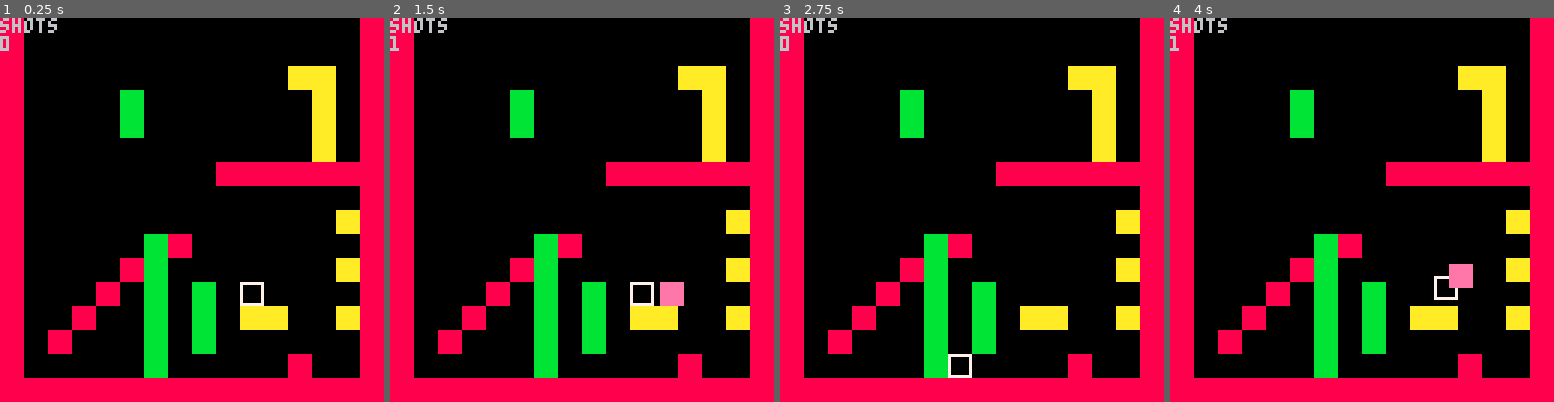
Above: before the commit, frames 1-4 (left to right).
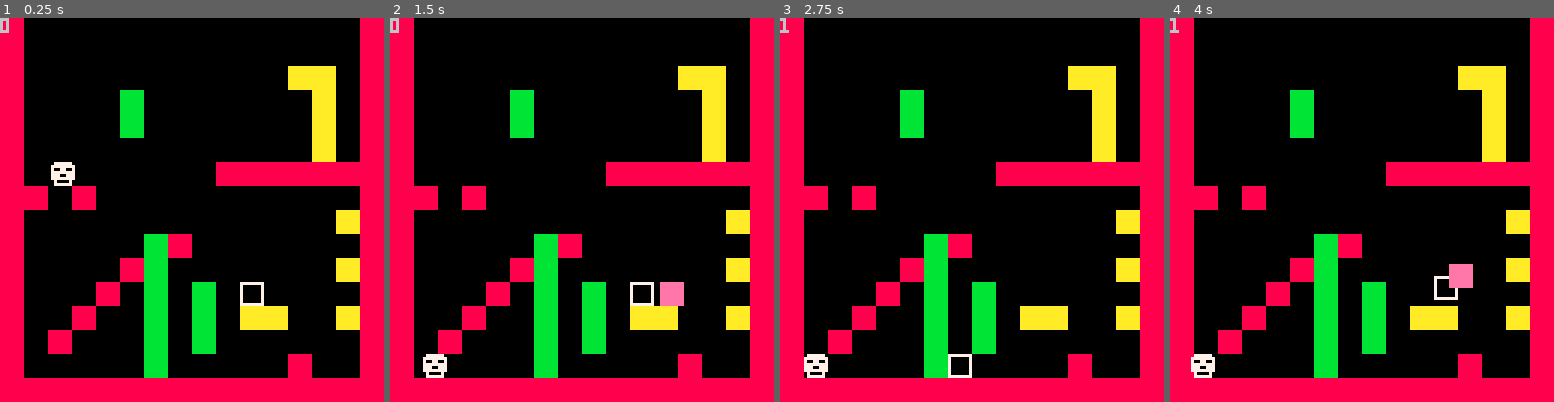
Above: after the commit, the same moments.

Repository: mRamiroGonzalez/pico8-platformer-engine-dd
Game: PICO-8 cartridge engine.p8
Same seed, same stepped clock (60 frames per second), same inputs: the game is played once before the commit and once after it.
Inputs:
- Up to frame 1 (0.25 s): no input
- Up to frame 2 (1.5 s): tap O (Z key) at 0.33, 0.7, 1.43 s; tap X (X key) at 1.07 s
- Up to frame 3 (2.75 s): hold Left 1.97-2.37 s; tap X (X key) at 2.07, 2.4, 2.73 s; tap O (Z key) at 2.22 s; hold Down from 2.42 s (still down)
- Up to frame 4 (4 s): release Down at 2.82 s; hold Right 2.87-3.53 s; tap X (X key) at 3.07, 3.4, 3.73 s; tap O (Z key) at 3.1, 3.98 s; hold Up from 3.58 s (still down)

The runs differ from the first frame. In frame 1, 1.4% of the frame differs, in the area x 0-25%, y 0-50%; in frame 2, 1.4%; in frame 3, 1.4%, in the area x 0-25%, y 0-94%; in frame 4, 1.4%.

Commit message:
add bad guy with stupid AI

Diff:
--- a/engine.p8
+++ b/engine.p8
@@ -1,6 +1,59 @@
 pico-8 cartridge // http://www.pico-8.com
 version 8
 __lua__
+function badguy_init()
+b = {
+x = 10,
+y = 20,
+dx = 0,
+dy = 0,
+facing = 1,
+shots = {}
+}
+end
+
+function badguy_update_position()
+b.y += b.dy
+b.dx = (rnd(2) - 1)*4
+if b.dx > 0 then b.facing = 1 end
+if b.dx < 0 then b.facing = 0 end
+if not is_in_front_of_a_block(b) then
+b.x += b.dx
+end
+badguy_update_gravity(b)
+end
+
+function badguy_draw()
+spr(32, b.x, b.y, 1, 1)
+end
+
+function badguy_update_shots()
+shot_update_position(b.shots)
+end
+
+function badguy_shots_draw()
+shot_draw(b.shots)
+end
+
+function badguy_update_gravity(b)
+if (is_on_a_platform(b) or is_on_a_solid_block(b)) and (b.dy > 0) then
+if is_on_a_platform(b) and down_pressed(false) then
+b.dy = 4
+else
+b.dy = 0
+b.y = flr(flr(b.y)/8)*8
+end
+else
+if is_on_a_ladder(b) then
+b.dy = 0
+else
+b.dy += gravity
+end
+if b.dy >= max_falling_speed then
+b.dy = max_falling_speed
+end
+end
+end
 
 function constants_init()
 gravity = 1
@@ -39,8 +92,7 @@
 else return btn(5) end
 end
 function print_log()
-print("shots")
-print(count(p.shots))
+print(b.dy)
 end
 function map_draw()
 map(0,0,0,0,16,16)
@@ -72,6 +124,27 @@
 
 function get_block_flag(x, y, flag)
 return fget(mget(flr(x/8), flr(y/8)), flag)
+end
+
+
+function is_on_a_ladder(e)
+return get_current_block(e, 2)
+end
+
+function is_on_a_platform(e)
+return get_block_below(e, 1)
+end
+
+function is_on_a_solid_block(e)
+return get_block_below(e, 0)
+end
+
+function is_in_front_of_a_block(e)
+return get_block_in_front(e, 0)
+end
+
+function is_below_a_block(e)
+return get_block_on_top(e, 0)
 end
 function player_init()
 p = {
@@ -109,7 +182,7 @@
 add(p.shots, shot_create(p))
 end
 
-if is_on_a_ladder() then
+if is_on_a_ladder(p) then
 if up_pressed(false) then
 p.dy = -default_y_speed
 elseif down_pressed(false) then
@@ -123,19 +196,19 @@
 
 if left_pressed(false) then
 p.facing = 0
-if not is_in_front_of_a_block() then
+if not is_in_front_of_a_block(p) then
 p.dx = -default_x_speed
 end
 end
 
 if right_pressed(false) then
 p.facing = 1
-if not is_in_front_of_a_block() then
+if not is_in_front_of_a_block(p) then
 p.dx = default_x_speed
 end
 end
 
-if is_below_a_block() then
+if is_below_a_block(p) then
 p.dy = default_y_speed
 end
 
@@ -151,8 +224,8 @@
 end
 
 function update_gravity()
-if (is_on_a_platform() or is_on_a_solid_block()) and (p.dy > 0) then
-if is_on_a_platform() and down_pressed(false) then
+if (is_on_a_platform(p) or is_on_a_solid_block(p)) and (p.dy > 0) then
+if is_on_a_platform(p) and down_pressed(false) then
 p.dy = 4
 else
 p.jumping = false
@@ -160,7 +233,7 @@
 p.y = flr(flr(p.y)/8)*8
 end
 else
-if is_on_a_ladder() then
+if is_on_a_ladder(p) then
 p.jumping = false
 p.dy = 0
 else
@@ -170,26 +243,6 @@
 p.dy = max_falling_speed
 end
 end
-end
-
-function is_on_a_ladder()
-return get_current_block(p, 2)
-end
-
-function is_on_a_platform()
-return get_block_below(p, 1)
-end
-
-function is_on_a_solid_block()
-return get_block_below(p, 0)
-end
-
-function is_in_front_of_a_block()
-return get_block_in_front(p, 0)
-end
-
-function is_below_a_block()
-return get_block_on_top(p, 0)
 end
 function shot_init(e, mir_x)
 s = {
@@ -250,6 +303,7 @@
 function _init()
 constants_init()
 player_init()
+badguy_init()
 end
 
 function _draw()
@@ -258,11 +312,13 @@
 print_log()
 player_draw()
 player_shots_draw()
+badguy_draw()
 end
 
 function _update()
 player_update_position()
 player_update_shots()
+badguy_update_position()
 end
 __gfx__
 7777777788888888aaaaaaaabbbbbbbbcccccccc0000000000000000000000000000000000000000000000000000000000000000000000000000000000000000
@@ -281,14 +337,14 @@
 eeeeeeee000000000000000000000000000000000000000000000000000000000000000000000000000000000000000000000000000000000000000000000000
 eeeeeeee000000000000000000000000000000000000000000000000000000000000000000000000000000000000000000000000000000000000000000000000
 eeeeeeee000000000000000000000000000000000000000000000000000000000000000000000000000000000000000000000000000000000000000000000000
-00000000000000000000000000000000000000000000000000000000000000000000000000000000000000000000000000000000000000000000000000000000
-00000000000000000000000000000000000000000000000000000000000000000000000000000000000000000000000000000000000000000000000000000000
-00000000000000000000000000000000000000000000000000000000000000000000000000000000000000000000000000000000000000000000000000000000
-00000000000000000000000000000000000000000000000000000000000000000000000000000000000000000000000000000000000000000000000000000000
-00000000000000000000000000000000000000000000000000000000000000000000000000000000000000000000000000000000000000000000000000000000
-00000000000000000000000000000000000000000000000000000000000000000000000000000000000000000000000000000000000000000000000000000000
-00000000000000000000000000000000000000000000000000000000000000000000000000000000000000000000000000000000000000000000000000000000
-00000000000000000000000000000000000000000000000000000000000000000000000000000000000000000000000000000000000000000000000000000000
+07777770000000000000000000000000000000000000000000000000000000000000000000000000000000000000000000000000000000000000000000000000
+77777777000000000000000000000000000000000000000000000000000000000000000000000000000000000000000000000000000000000000000000000000
+70077007000000000000000000000000000000000000000000000000000000000000000000000000000000000000000000000000000000000000000000000000
+77777777000000000000000000000000000000000000000000000000000000000000000000000000000000000000000000000000000000000000000000000000
+77700777000000000000000000000000000000000000000000000000000000000000000000000000000000000000000000000000000000000000000000000000
+77777777000000000000000000000000000000000000000000000000000000000000000000000000000000000000000000000000000000000000000000000000
+07000070000000000000000000000000000000000000000000000000000000000000000000000000000000000000000000000000000000000000000000000000
+07777770000000000000000000000000000000000000000000000000000000000000000000000000000000000000000000000000000000000000000000000000
 00000000000000000000000000000000000000000000000000000000000000000000000000000000000000000000000000000000000000000000000000000000
 00000000000000000000000000000000000000000000000000000000000000000000000000000000000000000000000000000000000000000000000000000000
 00000000000000000000000000000000000000000000000000000000000000000000000000000000000000000000000000000000000000000000000000000000
@@ -405,7 +461,7 @@
 0105050505030505050505050502050100000000000000000000000000000000000000000000000000000000000000000000000000000000000000000000000000000000000000000000000000000000000000000000000000000000000000000000000000000000000000000000000000000000000000000000000000000000
 0105050505050505050505050502050100000000000000000000000000000000000000000000000000000000000000000000000000000000000000000000000000000000000000000000000000000000000000000000000000000000000000000000000000000000000000000000000000000000000000000000000000000000
 0105050505050505050101010101010100000000000000000000000000000000000000000000000000000000000000000000000000000000000000000000000000000000000000000000000000000000000000000000000000000000000000000000000000000000000000000000000000000000000000000000000000000000
-0105050505050505050505050505050100000000000000000000000000000000000000000000000000000000000000000000000000000000000000000000000000000000000000000000000000000000000000000000000000000000000000000000000000000000000000000000000000000000000000000000000000000000
+0101050105050505050505050505050100000000000000000000000000000000000000000000000000000000000000000000000000000000000000000000000000000000000000000000000000000000000000000000000000000000000000000000000000000000000000000000000000000000000000000000000000000000
 0105050505050505050505050505020100000000000000000000000000000000000000000000000000000000000000000000000000000000000000000000000000000000000000000000000000000000000000000000000000000000000000000000000000000000000000000000000000000000000000000000000000000000
 0105050505050301050505050505050100000000000000000000000000000000000000000000000000000000000000000000000000000000000000000000000000000000000000000000000000000000000000000000000000000000000000000000000000000000000000000000000000000000000000000000000000000000
 0105050505010305050505050505020100000000000000000000000000000000000000000000000000000000000000000000000000000000000000000000000000000000000000000000000000000000000000000000000000000000000000000000000000000000000000000000000000000000000000000000000000000000
--- /dev/null
+++ b/src/badguy.lua
@@ -0,0 +1,53 @@
+function badguy_init()
+ b = {
+  x = 10,
+  y = 20,
+  dx = 0,
+  dy = 0,
+  facing = 1,
+  shots = {}
+ }
+end
+
+function badguy_update_position()
+ b.y += b.dy
+ b.dx = (rnd(2) - 1)*4
+ if b.dx > 0 then b.facing = 1 end
+ if b.dx < 0 then b.facing = 0 end
+ if not is_in_front_of_a_block(b) then
+  b.x += b.dx
+ end
+ badguy_update_gravity(b)
+end
+
+function badguy_draw()
+ spr(32, b.x, b.y, 1, 1)
+end
+
+function badguy_update_shots()
+ shot_update_position(b.shots)
+end
+
+function badguy_shots_draw()
+ shot_draw(b.shots)
+end
+
+function badguy_update_gravity(b)
+ if (is_on_a_platform(b) or is_on_a_solid_block(b)) and (b.dy > 0) then
+  if is_on_a_platform(b) and down_pressed(false) then
+   b.dy = 4
+  else
+   b.dy = 0
+   b.y = flr(flr(b.y)/8)*8
+  end
+ else
+  if is_on_a_ladder(b) then
+   b.dy = 0
+  else
+   b.dy += gravity
+  end
+  if b.dy >= max_falling_speed then
+   b.dy = max_falling_speed
+  end
+ end
+end
--- a/src/debug-log.lua
+++ b/src/debug-log.lua
@@ -1,4 +1,3 @@
 function print_log()
- print("shots")
- print(count(p.shots))
+ print(b.dy)
 end
--- a/src/skeleton.lua
+++ b/src/skeleton.lua
@@ -1,6 +1,7 @@
 function _init()
  constants_init()
  player_init()
+ badguy_init()
 end
 
 function _draw()
@@ -9,9 +10,11 @@
  print_log()
  player_draw()
  player_shots_draw()
+ badguy_draw()
 end
 
 function _update()
  player_update_position()
  player_update_shots()
+ badguy_update_position()
 end
